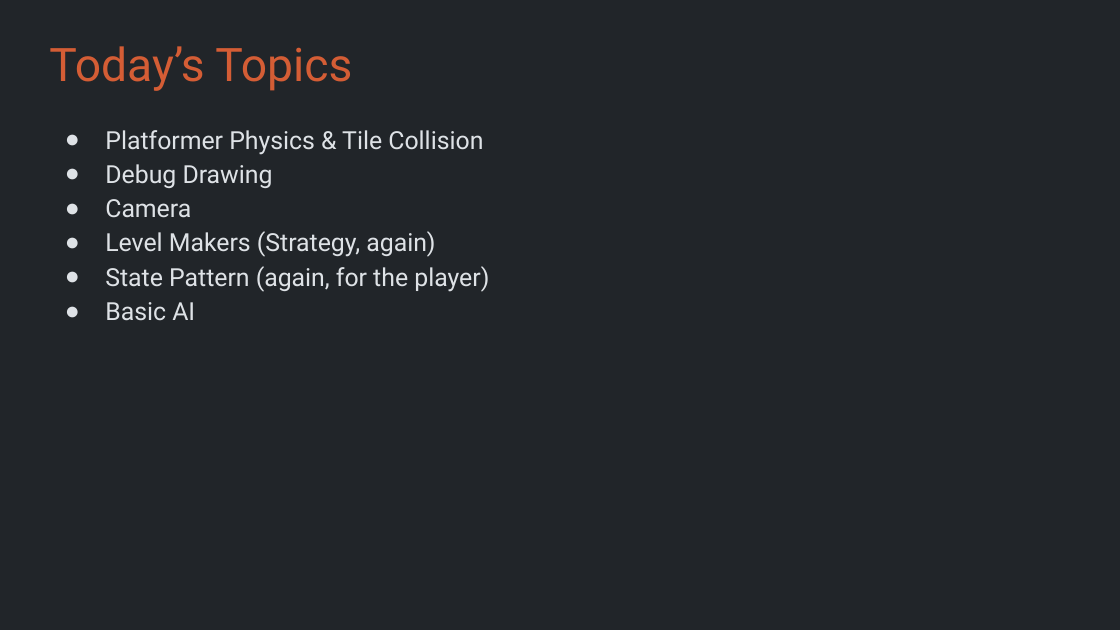
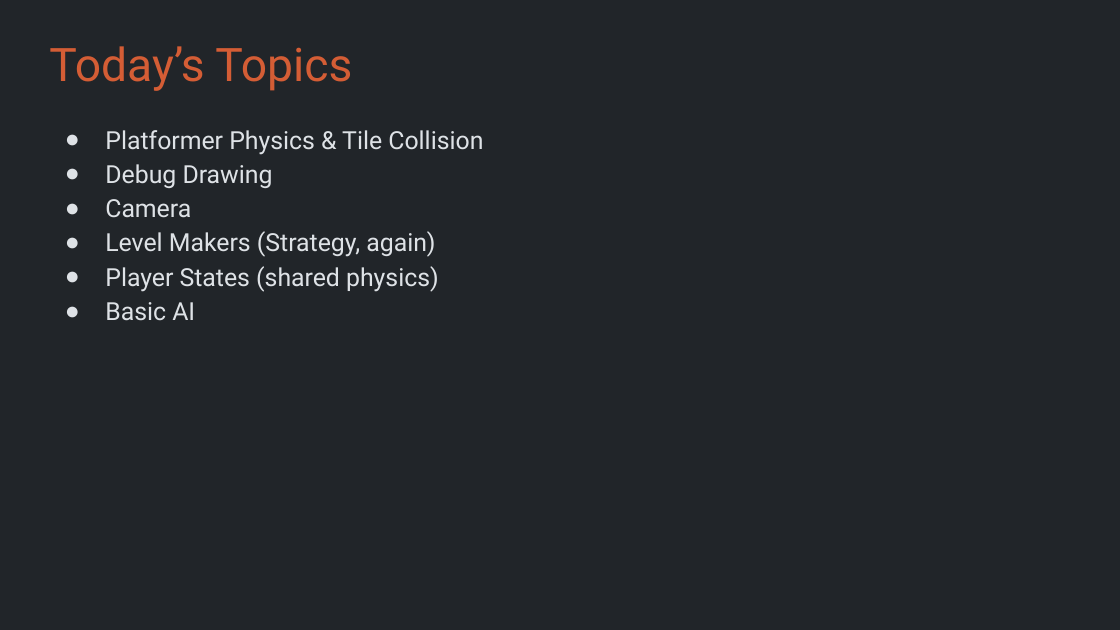
Before and after one commit to Metamate/gar, a slide deck: slide 4 of slides/06 Super Mario Bros.pptx. Drawn at 1120x630 pixels with LibreOffice and Linux fonts; fonts in the diff are those of the drawing. Boxes give left, top, right and bottom in pixels: in the first picture for what was removed or moved away, otherwise in the second. Text is boxed around its words. In the diff, an @@ line names an element or a change of style, - is before the commit and + after.

```diff
--- a/slides/06 Super Mario Bros.pptx
+++ b/slides/06 Super Mario Bros.pptx
@@ text at (105, 266, 439, 292): text changed @@
-● State Pattern (again, for the player)
+● Player States (shared physics)
```
Also in this commit, not shown: 1 slide added, 2 slides removed, 25 other files.
